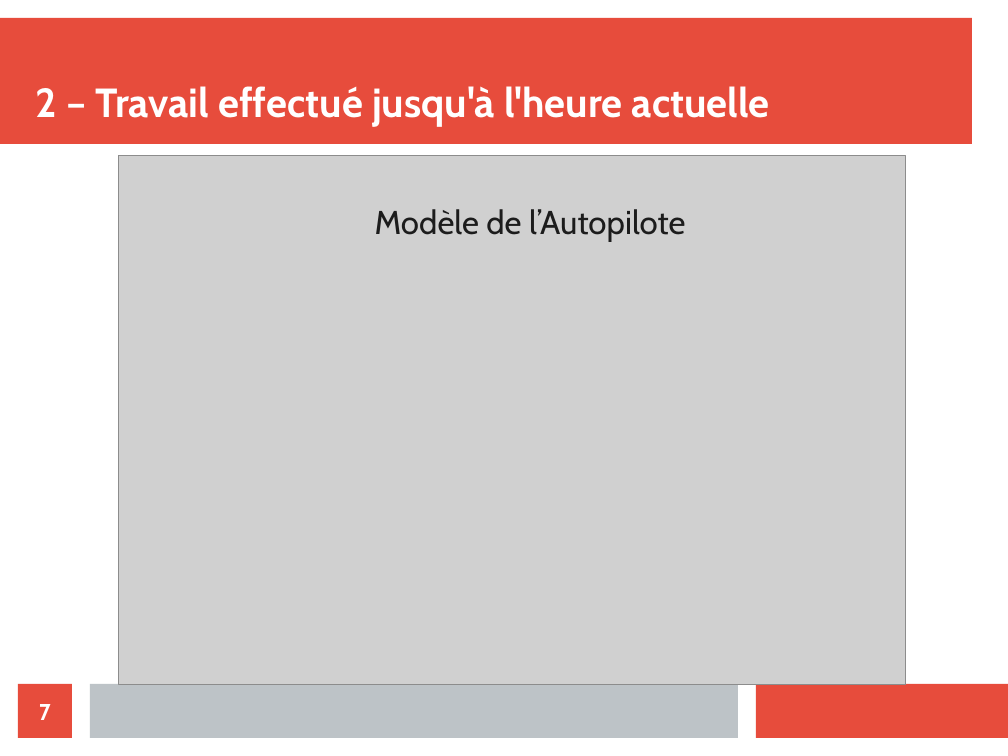
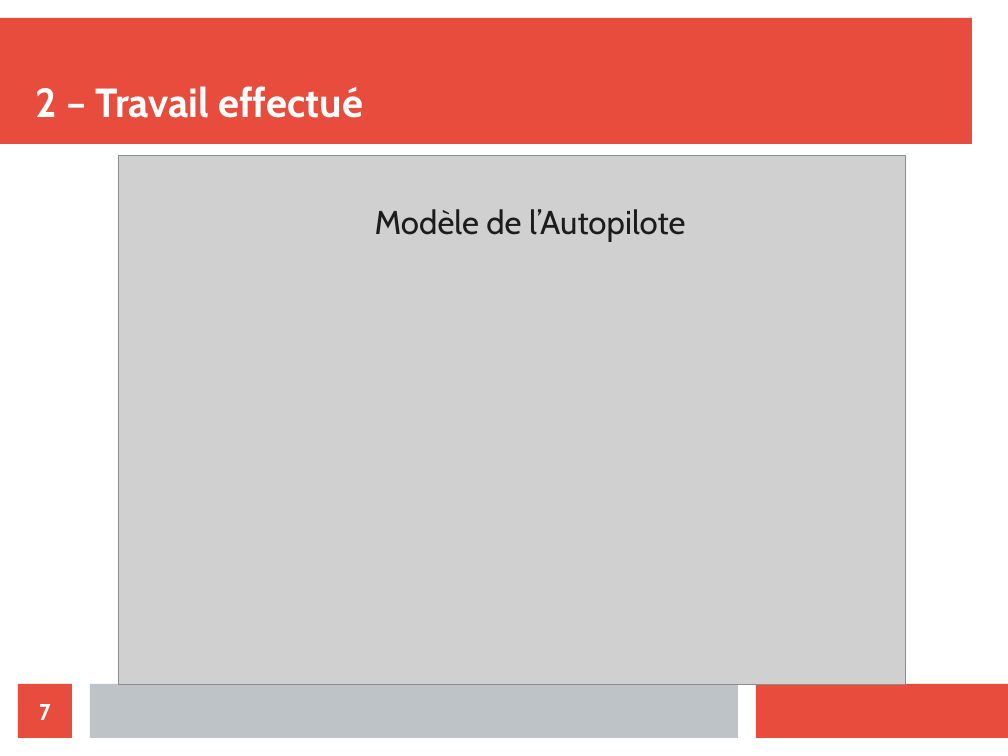
Before and after one commit to athmanmekh/AuttoPIlote-X-OPEN-PILOT, a slide deck: slide 7 of presentation/presentation 3/diapoPresentation (1).odp. Drawn at 1008x756 pixels with LibreOffice and Linux fonts; fonts in the diff are those of the drawing; grey boxes stand for pictures. Boxes give left, top, right and bottom in pixels: in the first picture for what was removed or moved away, otherwise in the second. Text is boxed around its words. In the diff, an @@ line names an element or a change of style, - is before the commit and + after.

```diff
--- a/presentation/presentation 3/diapoPresentation (1).odp
+++ b/presentation/presentation 3/diapoPresentation (1).odp
@@ title at box(36, 86, 363, 118): text changed @@
-2 – Travail effectué jusqu'à l'heure actuelle
+2 – Travail effectué
```
Also in this commit, not shown: 6 other slides changed, 1 slide added, 1 slide removed, 4 other files.
